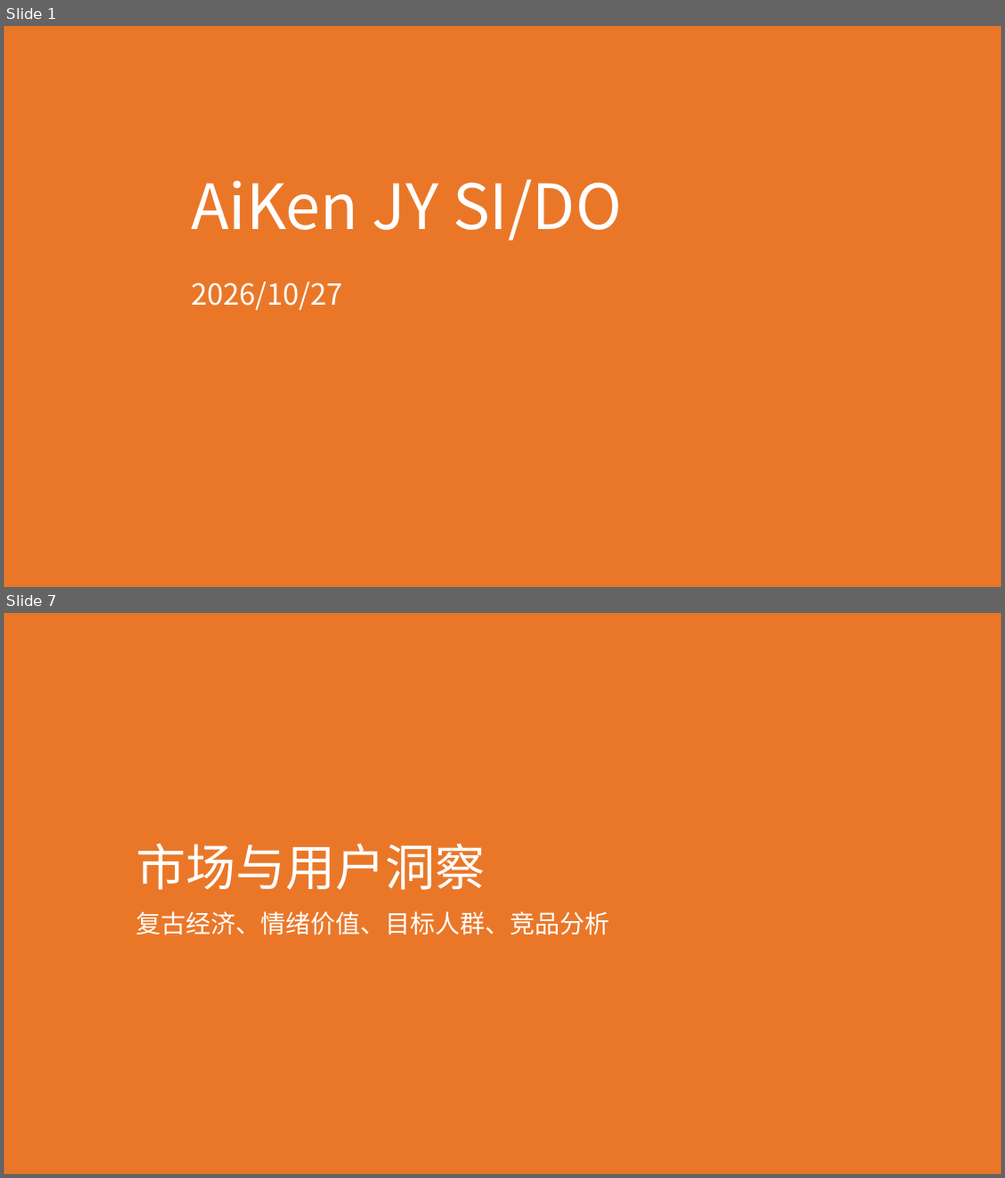
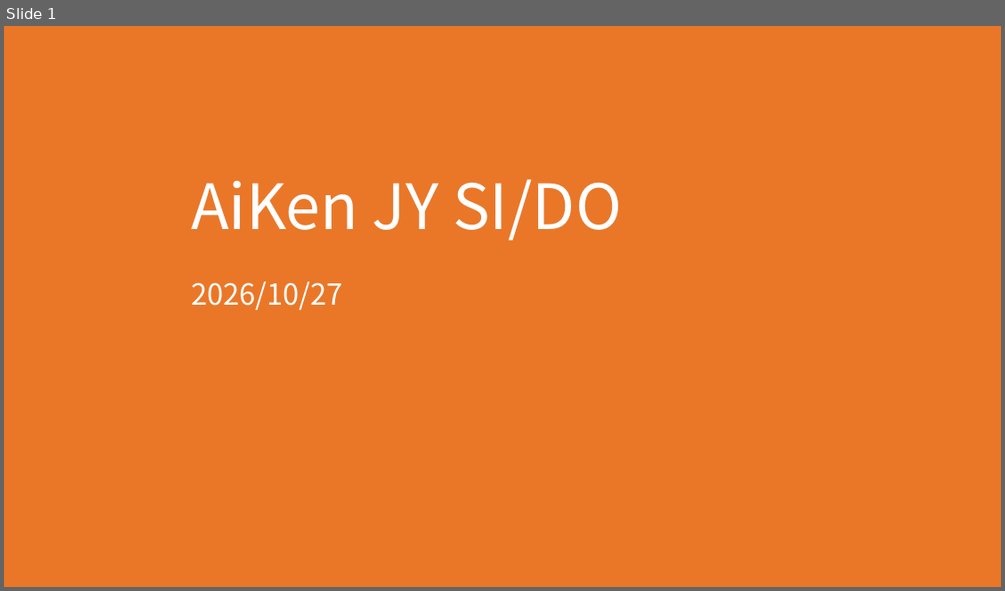
Before and after one commit to shengnanxiang/code_aiken, a slide deck: 极印版 aiken/销量概率分布模型介绍.pptx. Shown one above the other, each under a label of ours: slides 1 and 7 before the commit, slide 1 after it; the slides between them are not shown. The pictures are 1005x1178 and 1005x591 pixels, drawn with LibreOffice and Linux fonts; fonts in the diff are those of the drawing; background and template pictures are left out. Boxes give left, top, right and bottom in pixels: in the first picture for what was removed or moved away, otherwise in the second. Text is boxed around its words. In the diff, an @@ line names an element or a change of style, - is before the commit and + after.

```diff
--- a/极印版 aiken/销量概率分布模型介绍.pptx
+++ b/极印版 aiken/销量概率分布模型介绍.pptx
@@ slide 7 removed at [4, 613, 1001, 1174], background #EA7728 @@
@@ title removed at [136, 843, 485, 890] @@
-市场与用户洞察
@@ subtitle removed at [136, 911, 609, 935] @@
-复古经济、情绪价值、目标人群、竞品分析
```
Also in this commit, not shown: 2 slides changed, 1 slide added, 15 other slides removed.
